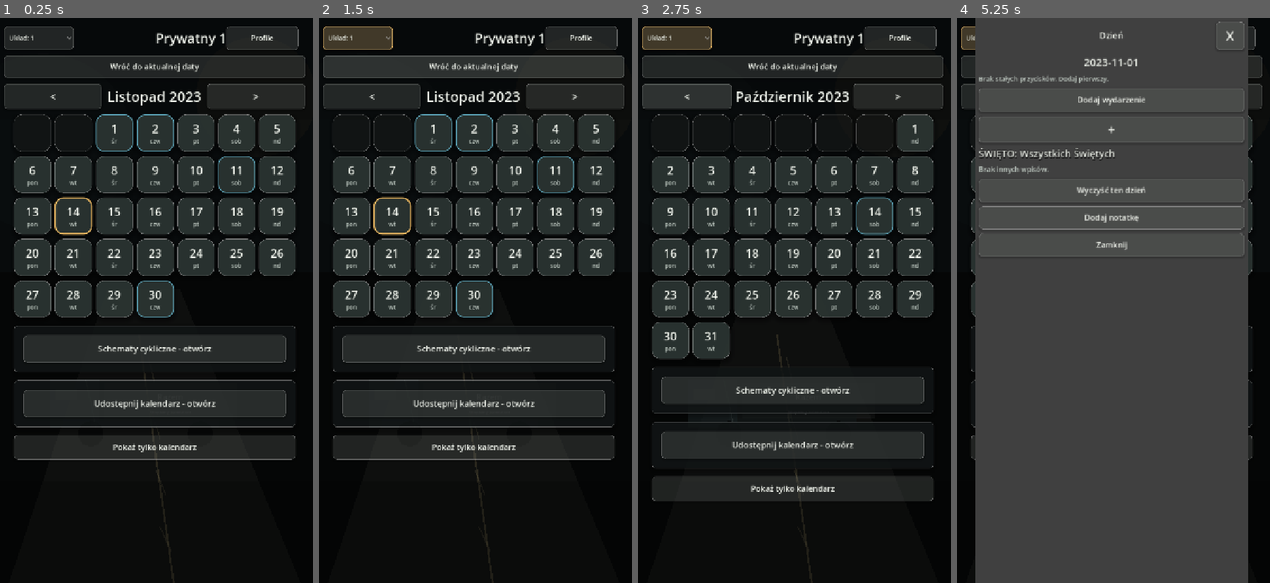
Above: before the commit, frames 1-4 (left to right).
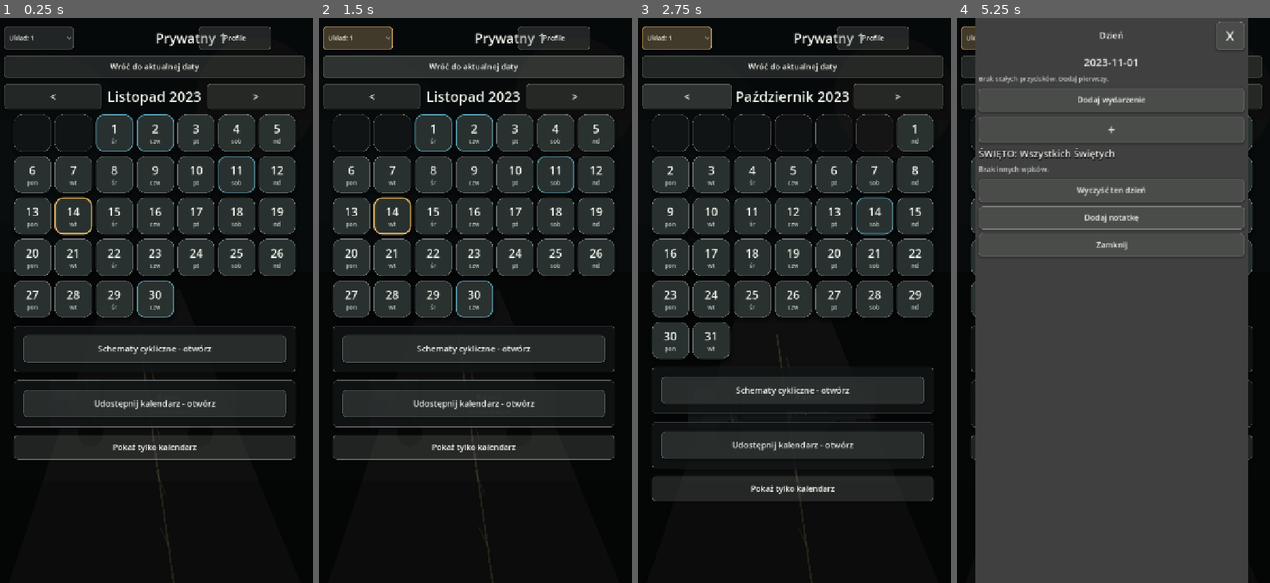
Above: after the commit, the same moments.

Repository: ElKlient/IDOL-Genesis
Game: Godot game, scene res://scenes/main.tscn
Two runs of this game, one before a commit and one after it. Both use one fixed random seed, a clock stepped at 60 frames per second and the inputs below.
Inputs (mouse positions are in pixels of both pictures, inside the frame that each line leads up to):
- Up to frame 1 (0.25 s): no input
- Up to frame 2 (1.5 s): click "Układ: 1" at 0.5 s; click "Wróć do aktualnej daty" at 1.25 s
- Up to frame 3 (2.75 s): click "<" at 2 s
- Up to frame 4 (5.25 s): click "<" at 2.75 s; click ">" at 3.5 s; click ">" at 4.25 s; click (1069, 131) at 5.02 s

The runs differ from the first frame. In frame 1, 0.8% of the frame differs, in the area x 63-96%, y 1-6%; in frame 2, 0.8%; in frame 3, 0.8%; in frame 4, 0.1%.

Commit message:
Move profile menu left

Diff:
--- a/apps/wspolny-kalendarz/scripts/main.gd
+++ b/apps/wspolny-kalendarz/scripts/main.gd
@@ -27,7 +27,7 @@
 const PROFILE_PANEL_WIDTH := 282
 const PROFILE_PANEL_HEIGHT := 410
 const PROFILE_PANEL_LEFT_MARGIN := 18.0
-const PROFILE_PANEL_RIGHT_MARGIN := 34.0
+const PROFILE_PANEL_RIGHT_MARGIN := 96.0
 const SYSTEM_REPEAT_YEARS_AHEAD := 5
 const DEFAULT_EVENT_COLOR_INDEX := 2
 const MAX_EVENT_DOTS_ON_TILE := 5
